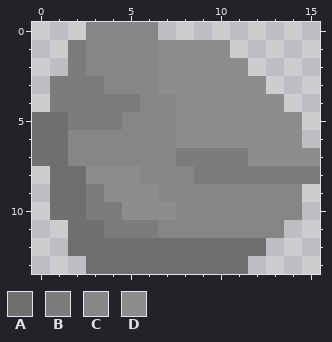
Pixel-art file -- planets/rock1.aseprite. Above: the version before the commit.
16x14 pixels, 1 frame.
Palette (. is transparent): A #6f6f6f  B #7c7c7c  C #868686  D #8d8d8d
Pixels before, first column x 0:
 0 ...CCCC.........
 1 ..BCCCCDDDD.....
 2 ..BCCCCDDDDD....
 3 .BBBCCCDDDDDD...
 4 .BBBBBCCDDDDDD..
 5 AABBBCCCDDDDDDD.
 6 AACCCCCCDDDDDDD.
 7 AACCCCCCBBBBDDDD
 8 .AADDDCCCBBBBBBB
 9 .AABDDDCCCCCCCC.
10 .AABBDDDCCCCCCC.
11 ..AABBBCCCCCCC..
12 ..AAAAAAAAAAA...
13 ...AAAAAAAAA....
Once edited:
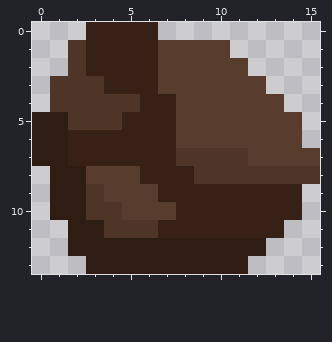
What changed:
layer "Layer 1 Copy" added
Colour A changes from #6f6f6f to #2f1c12.
Colour B changes from #7c7c7c to #4f3528.
Colour C changes from #868686 to #372015.
Colour D changes from #8d8d8d to #583d2f.
Pixel boxes of the changes (left, top, right, bottom) in both pictures:
changed: (32, 22, 320, 274)
